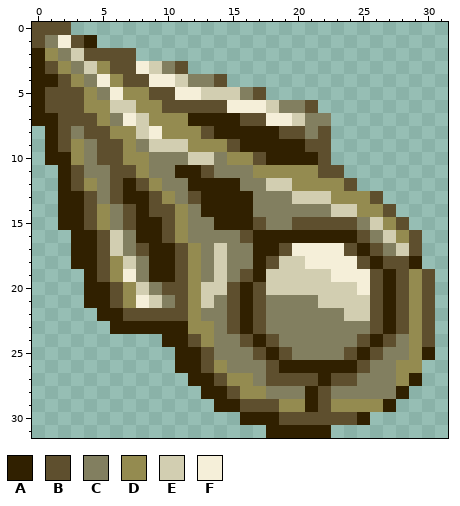
Pixel-art sprite -- client/assets/images/cursor.png. This is how it looked before the edit.
The file is 32x32 pixels. Pixels under 10% opacity are left out. Colours within 5 levels of each other are drawn and written as one.
Palette (. is transparent): A #302000  B #5e4f2e  C #827f60  D #948b50  E #d2ceb1  F #f5efd9
Pixels before, first column x 0:
 0 BBB............................
 1 BCFBA..........................
 2 ADCEBBBB.......................
 3 ABDCEDBBFECB...................
 4 AABDCFDBBFFECCB................
 5 ABBBDCFDDBBFFEEECB.............
 6 ABBBDDEEDDBBBBBFFFECCB.........
 7 AABBBDCFEDDDAAAABBFFECC........
 8 .ABCBBDDEFDDDBAAAAABBCB........
 9 .ABDCBBDCEEEDDDBAAAAABB........
10 .AADCBBDDCCCEECDDBAAAAB........
11 ..ABCCBBDCCAABCCCDDDDDBB.......
12 ..ABDCBABDCCAAAACCEEDDDDB......
13 ..AABCBAABDCBAAAACCCEEEDDDB....
14 ..AABDCBABBDCAAAACCCCCCEEDDB...
15 ..AABDCBAABDCCAAABCCBBBBBCEDB..
16 ...AABECAABDCCCCBAAAAAAAABCEDB.
17 ...AABECBAABDCECCAABFFFFBABCEB.
18 ...AABDECAABDCECCABEEFFFFBABBA.
19 ....ABDFCAABDCECBAEEEEEFFFBABDB
20 ....AABDECBBDEEBABEEEEEEEFBABDB
21 ....AABDFECBDECBABCCCCEEEEBABDB
22 .....AABBBBBDCCBABCCCCCCEEBABDB
23 ......AAAAAADDCBABCCCCCCCCBABDB
24 ..........AABDCCBABCCCCCCBABCDB
25 ...........AABCCCBABCCCCBABCCDA
26 ...........AABDCCCBAAAAAABCCDD.
27 ............AABDDCBBBBABBCCCDA.
28 .............AABDDCCCABCCCCCA..
29 ..............AABBBDDABDDDDA...
30 ................AAABBBBBBA.....
31 ..................AAAAA........
New version:
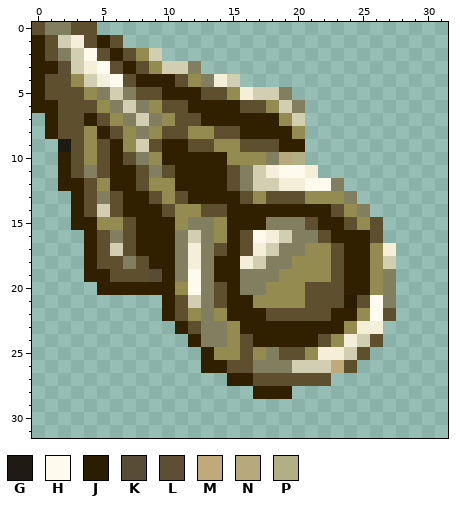
Colours new in this view: G #1f1a14  H #fefbee  J #2a1d02  K #584c37  L #5e4e35  M #c1aa7a  N #b6a97c  P #b3af84
Diff:
Changed rows in their new state; - is an unchanged pixel.
first column x 0:
 0 -CCBB--------------------------
 1 ABEFBAB------------------------
 2 -B--H-A-DE---------------------
 3 -ALEFH-ABDEEC------------------
 4 -B--E-H-AAABD-FE---------------
 5 ------ECB-AAABBDFEEC-----------
 6 -A--B-C-C---AAAABBDE-.---------
 7 .---ABDC-C-BB---AAAD-..--------
 8 ---BDAB-CDBB-DBB---AD..--------
 9 -.GBD-A-EBAABB-DBBB--..--------
10 -.-BD-ABCDAAAAA--DCNP..--------
11 -----BAAB-B--AAB-EFHHF..-------
12 ---ABDA---DA---B-E-FFHHC.------
13 --.--------BA---BDBBBDD-C..----
14 --.--EBA-A--DBB--AAAAAABDC..---
15 --.-A-D---A---D--A--C-AA-DB..--
16 ---.--CB--ACE-DA-HFECCB--AB...-
17 ---.---BA--CF-BABFECCDDBA-DF..-
18 ---.--BCB--CF-AAFECCDDDBAADE..-
19 -----ABBBK-CH-AACCCDDDDBAADC...
20 ----.-AAAAADHCBACCDDDBBBAADC...
21 ----......A-ECBA-DDDDBBBJBHC...
22 -----.....A---DA-ABBBBBAADHB...
23 ------.....-BC-D-AAAAAAADFF....
24 ----------..AC-D--AAAABDFEB....
25 -----------..ADDBDC-BDFFEB.....
26 -----------..AABB-CCEEEMB.....-
27 ------------...AAB----B.......-
28 -------------....AAA.........--
29 --------------..............---
30 ----------------..........-----
31 ------------------.....--------
